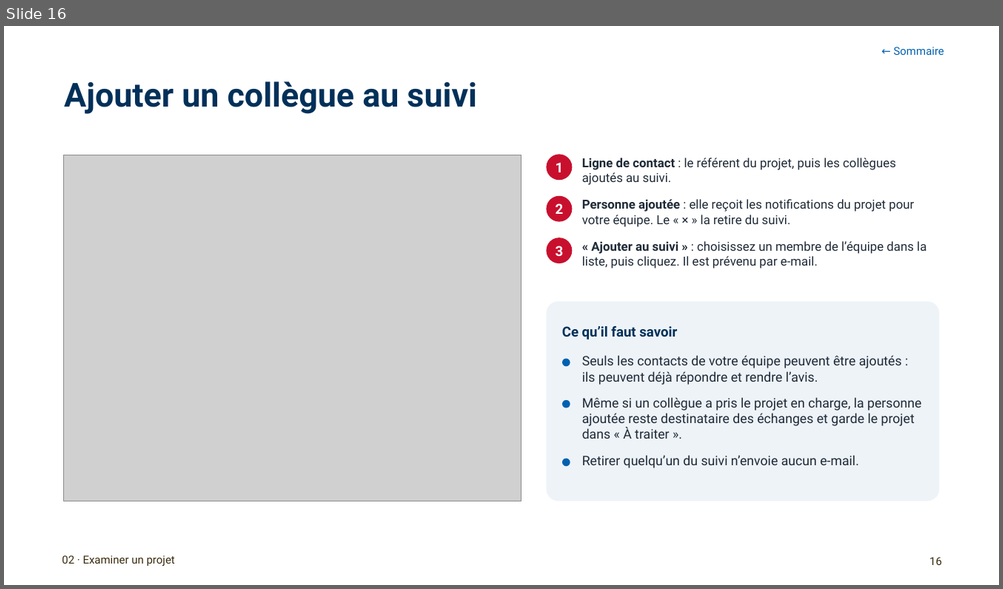
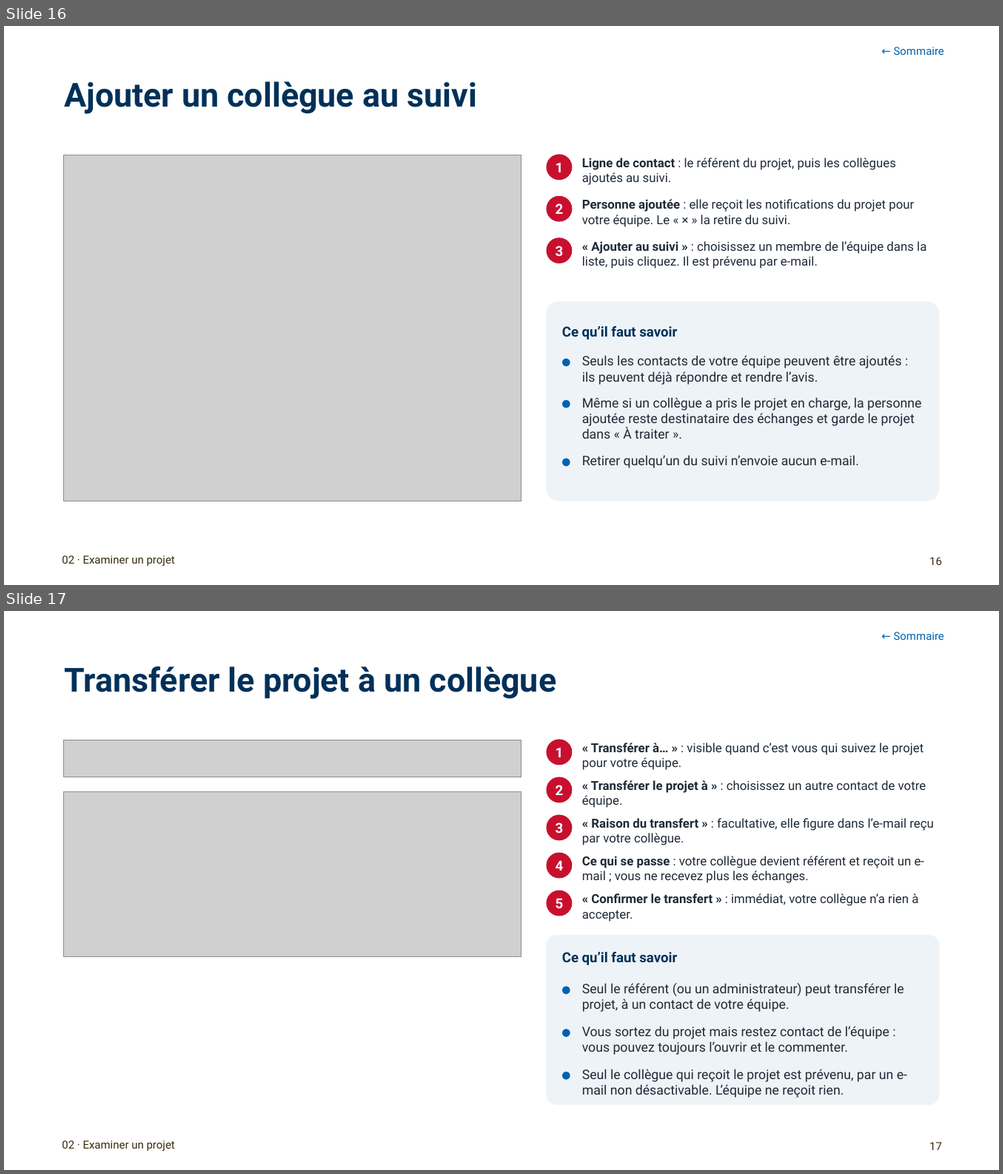
Before and after one commit to antoinelmariel-ux/ProjectNavigator, a slide deck: docs/Project Navigator_ Manuel SME.pptx. Shown one above the other, each under a label of ours: slide 16 before the commit, slides 16 and 17 after it. The pictures are 1003x589 and 1003x1174 pixels, drawn with LibreOffice and Linux fonts; fonts in the diff are those of the drawing; grey boxes stand for pictures; background and template pictures are left out. Boxes give left, top, right and bottom in pixels: in the first picture for what was removed or moved away, otherwise in the second. Text is boxed around its words. In the diff, an @@ line names an element or a change of style, - is before the commit and + after.

```diff
--- a/docs/Project Navigator_ Manuel SME.pptx
+++ b/docs/Project Navigator_ Manuel SME.pptx
@@ slide 17 added at (4,611,999,1170), background #FFFFFF @@
@@ text added at (893,632,944,640), 8 pt, text #0061B0 @@
+← Sommaire
@@ title added at (64,667,557,699), 24 pt, text #003059, bold @@
+Transférer le projet à un collègue
@@ picture added at (64,741,521,777) @@
@@ ellipse added at (546,739,572,765), fill #C8102E, 10 pt, text #FFFFFF, bold @@
+1
@@ text added at (582,743,923,770), 9 pt, text #1F2A37 @@
+« Transférer à… » : visible quand c’est vous qui suivez le projet pour votre équipe.
@@ ellipse added at (546,777,572,803), fill #C8102E, 10 pt, text #FFFFFF, bold @@
+2
@@ text added at (582,780,926,808), 9 pt, text #1F2A37 @@
+« Transférer le projet à » : choisissez un autre contact de votre équipe.
@@ picture added at (64,792,521,957) @@
@@ ellipse added at (546,815,572,840), fill #C8102E, 10 pt, text #FFFFFF, bold @@
+3
@@ text added at (582,818,933,846), 9 pt, text #1F2A37 @@
+« Raison du transfert » : facultative, elle figure dans l’e-mail reçu par votre collègue.
@@ ellipse added at (546,853,572,879), fill #C8102E, 10 pt, text #FFFFFF, bold @@
+4
@@ text added at (582,856,925,883), 9 pt, text #1F2A37 @@
+Ce qui se passe : votre collègue devient référent et reçoit un e-mail ; vous ne recevez plus les échanges.
@@ ellipse added at (546,891,572,917), fill #C8102E, 10 pt, text #FFFFFF, bold @@
+5
@@ text added at (582,894,918,922), 9 pt, text #1F2A37 @@
+« Confirmer le transfert » : immédiat, votre collègue n’a rien à accepter.
@@ rounded rectangle added at (546,935,939,1105), fill #EEF3F8 @@
@@ text added at (562,952,677,965), 10 pt, text #003059, bold @@
+Ce qu’il faut savoir
@@ ellipse added at (562,987,570,995), fill #0061B0 @@
@@ text added at (582,983,904,1012), 9.5 pt, text #1F2A37 @@
+Seul le référent (ou un administrateur) peut transférer le projet, à un contact de votre équipe.
@@ ellipse added at (562,1030,570,1038), fill #0061B0 @@
@@ text added at (582,1026,889,1055), 9.5 pt, text #1F2A37 @@
+Vous sortez du projet mais restez contact de l’équipe : vous pouvez toujours l’ouvrir et le commenter.
@@ ellipse added at (562,1073,570,1080), fill #0061B0 @@
@@ text added at (582,1069,907,1098), 9.5 pt, text #1F2A37 @@
+Seul le collègue qui reçoit le projet est prévenu, par un e-mail non désactivable. L’équipe ne reçoit rien.
@@ text added at (62,1141,175,1151), 8 pt, text #37290C @@
+02 · Examiner un projet
@@ page number added at (929,1142,942,1150), 8 pt, text #37290C @@
+17
```
Also in this commit, not shown: 5 slides changed.
